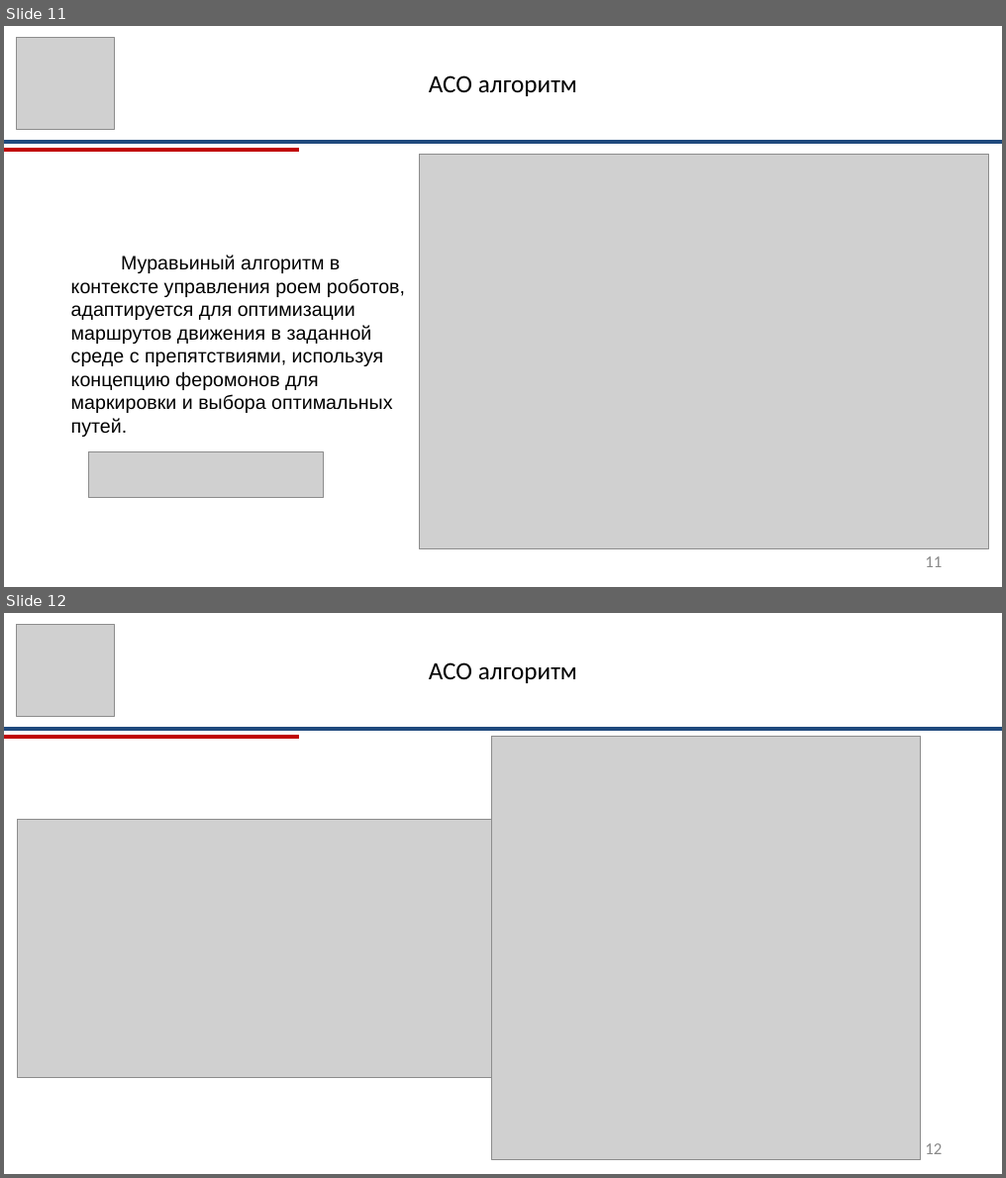
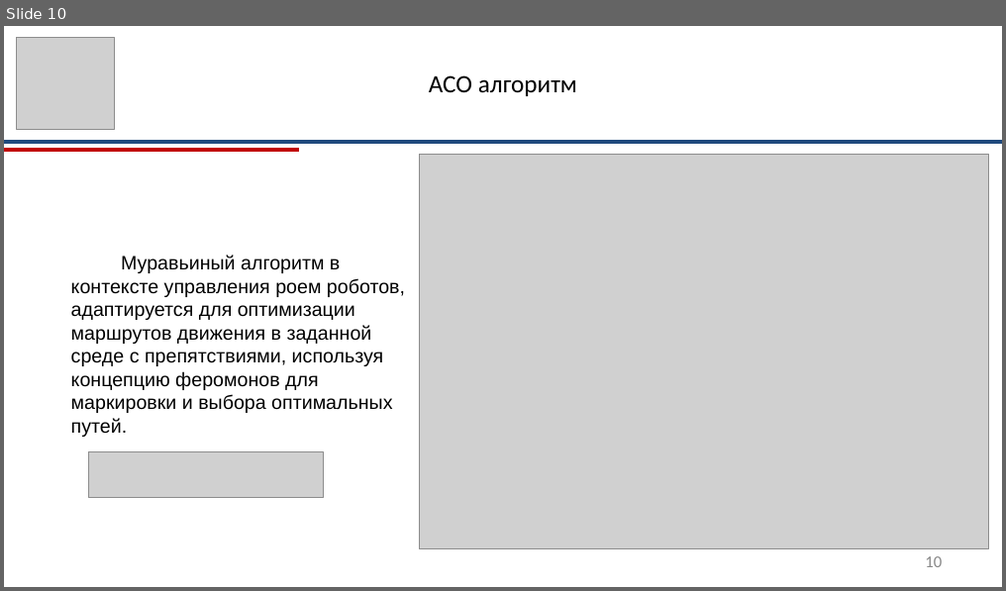
Before and after one commit to RazorvinAndrey/robot_vkr_razorvin, a slide deck: arhive/ВКР_Разорвин_презентация.pptx. Shown one above the other, each under a label of ours: slides 11 and 12 before the commit, slide 10 after it. The pictures are 1006x1178 and 1006x591 pixels, drawn with LibreOffice and Linux fonts; fonts in the diff are those of the drawing; grey boxes stand for pictures. Boxes give left, top, right and bottom in pixels: in the first picture for what was removed or moved away, otherwise in the second. Text is boxed around its words. In the diff, an @@ line names an element or a change of style, - is before the commit and + after.

```diff
--- a/arhive/ВКР_Разорвин_презентация.pptx
+++ b/arhive/ВКР_Разорвин_презентация.pptx
@@ slide 12 removed at box(4, 613, 1002, 1174), background #FFFFFF @@
@@ picture removed at box(17, 624, 114, 716) @@
@@ text removed at box(429, 663, 577, 683) @@
-ACO алгоритм
@@ line removed from (4, 729) to (1002, 729) @@
@@ line removed from (4, 737) to (298, 737) @@
@@ picture removed at box(491, 737, 920, 1160) @@
@@ picture removed at box(18, 819, 491, 1077) @@
@@ page number removed at box(925, 1144, 942, 1155) @@
-12
@@ what was slide 11 is now slide 10 @@
@@ page number at box(925, 557, 942, 568): text changed @@
-11
+10
```
Also in this commit, not shown: 5 slides changed, 4 slides added, 3 other slides removed, 8 other files.
